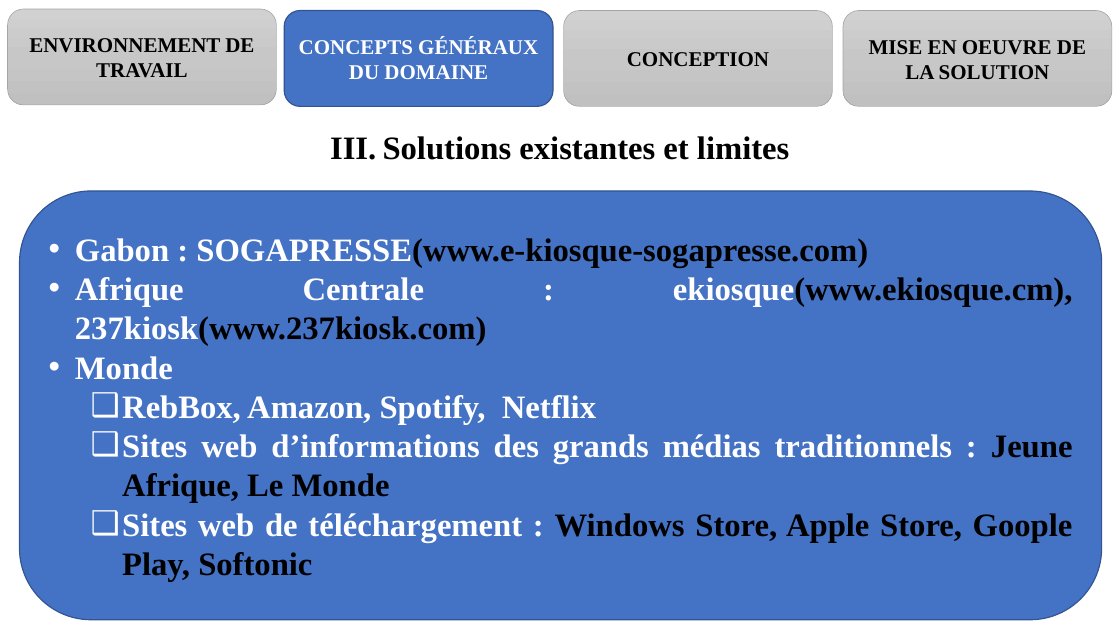
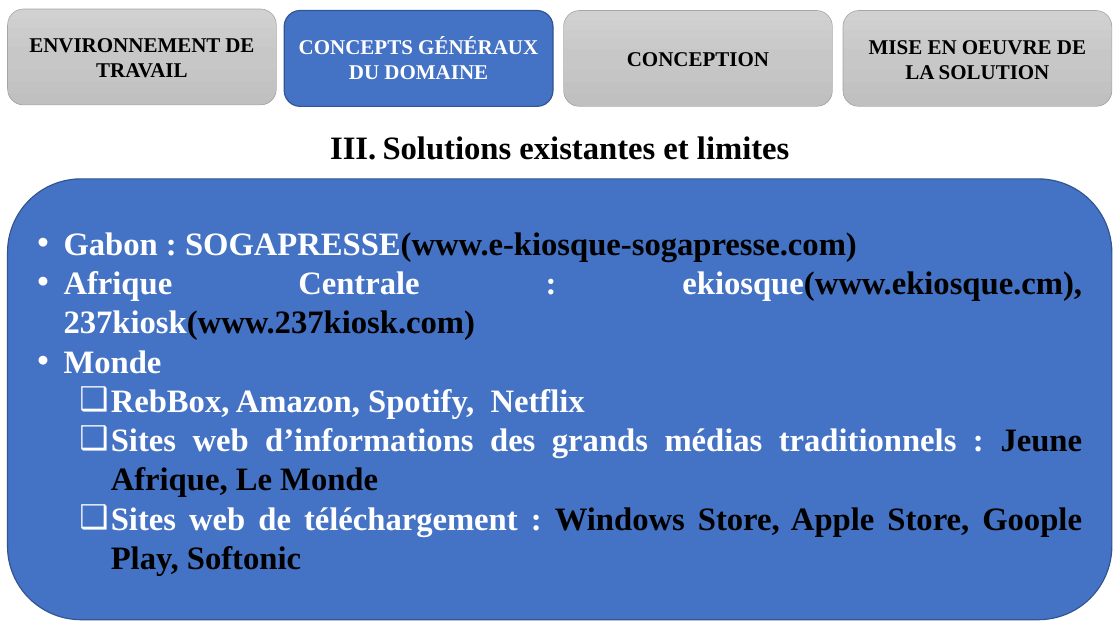
Before and after one commit to melaken/distdocs, a slide deck: slide 12 of Documents/theme/diapo.pptx. Drawn at 1120x630 pixels with LibreOffice and Linux fonts; fonts in the diff are those of the drawing. Boxes give left, top, right and bottom in pixels: in the first picture for what was removed or moved away, otherwise in the second. Text is boxed around its words. In the diff, an @@ line names an element or a change of style, - is before the commit and + after.

```diff
--- a/Documents/theme/diapo.pptx
+++ b/Documents/theme/diapo.pptx
@@ rounded rectangle "Gabon : SOGAPRESSE(www.e-kiosque-sogapresse.com)": place and size @@
-rounded rectangle "Gabon : SOGAPRESSE(www.e-kiosque-sogapresse.com)" at (19, 191, 1102, 619)
+rounded rectangle "Gabon : SOGAPRESSE(www.e-kiosque-sogapresse.com)" at (8, 179, 1112, 620)
```
Also in this commit, not shown: 8 other slides changed, 12 other files.
